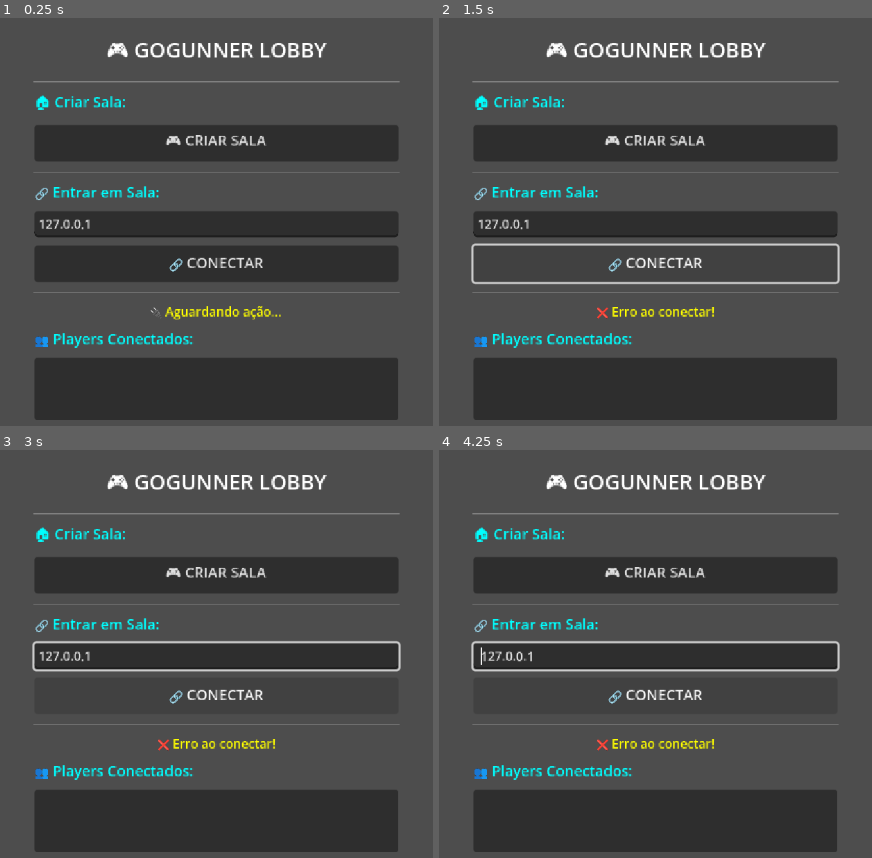
Above: before the commit, frames 1-4 (two rows, left to right).
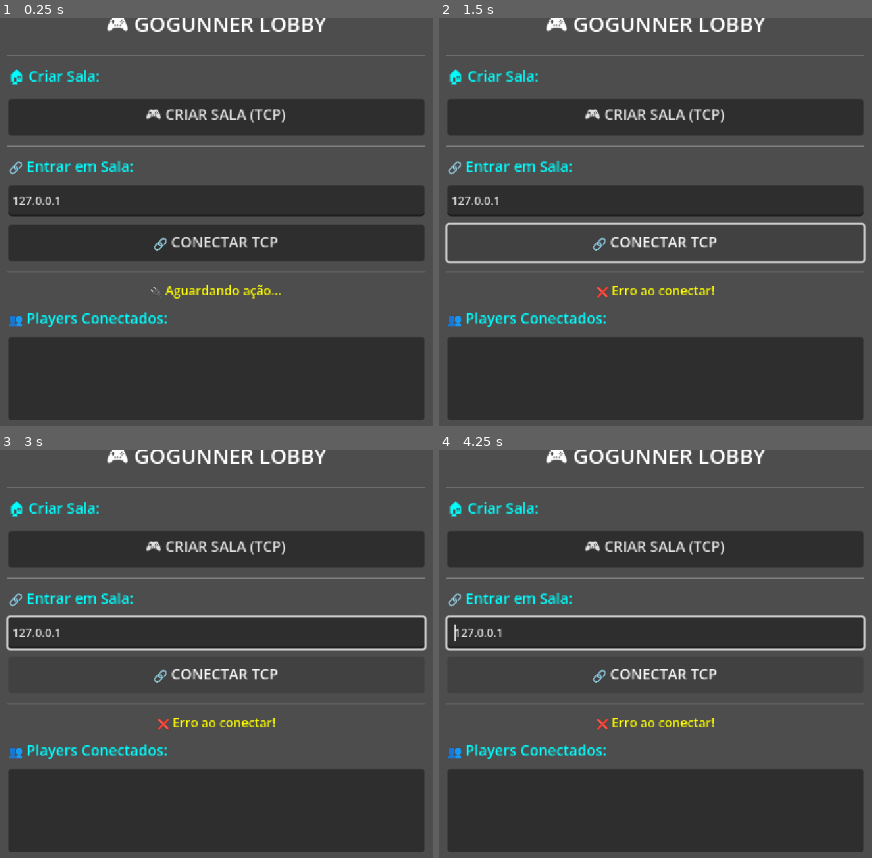
Above: after the commit, the same moments.

Repository: DanSantos8/godot-go-gunner
Game: Godot game, scene res://Scenes/lobby.tscn
Two runs of this game, one before a commit and one after it. Both use one fixed random seed, a clock stepped at 60 frames per second and the inputs below.
Inputs:
- Up to frame 1 (0.25 s): no input
- Up to frame 2 (1.5 s): click "🎮 CRIAR SALA" (after the commit: "🎮 CRIAR SALA (TCP)") at 0.5 s; click "🔗 CONECTAR" (after the commit: "🔗 CONECTAR TCP") at 1.25 s
- Up to frame 3 (3 s): tap Enter at 2 s; hold D (move_right) from 2.03 s (still down); tap S (aim_down) at 2.1 s; tap Space (charge) at 2.75 s; tap Up (aim_up) at 2.85 s
- Up to frame 4 (4.25 s): tap Enter at 3.5 s; release D (move_right) at 3.53 s; hold Left (move_left) from 3.53 s (still down); hold Space (charge) from 3.53 s (still down)

The runs differ from the first frame. In frame 1, 37% of the frame differs, in the area x 1-99%, y 0-99%; in frame 2, 33%; in frame 3, 33%; in frame 4, 33%.

Commit message:
moving to websockets

Diff:
--- a/Scripts/Lobby/lobby.gd
+++ b/Scripts/Lobby/lobby.gd
@@ -1,4 +1,4 @@
-# Scripts/lobby.gd
+# Scripts/lobby.gd - COM SUPORTE NGROK
 extends Control
 
 # UI References
@@ -30,8 +30,8 @@
 
 	# Centralização para tela 1152x648
 	main_vbox.set_anchors_and_offsets_preset(Control.PRESET_CENTER)
-	main_vbox.size = Vector2(350, 400)
-	main_vbox.position = Vector2(-175, -200)
+	main_vbox.size = Vector2(400, 450)
+	main_vbox.position = Vector2(-200, -225)
 
 	# Title
 	var title = Label.new()
@@ -53,8 +53,8 @@
 	main_vbox.add_child(create_label)
 
 	create_btn = Button.new()
-	create_btn.text = "🎮 CRIAR SALA"
-	create_btn.custom_minimum_size = Vector2(320, 35)
+	create_btn.text = "🎮 CRIAR SALA (TCP)"
+	create_btn.custom_minimum_size = Vector2(380, 35)
 	create_btn.add_theme_font_size_override("font_size", 14)
 	create_btn.pressed.connect(_on_create_pressed)
 	main_vbox.add_child(create_btn)
@@ -70,16 +70,17 @@
 	join_label.add_theme_color_override("font_color", Color.CYAN)
 	main_vbox.add_child(join_label)
 
+	# IP Input com placeholder melhor
 	ip_input = LineEdit.new()
 	ip_input.text = "127.0.0.1"
-	ip_input.placeholder_text = "Digite o IP do host"
-	ip_input.custom_minimum_size = Vector2(320, 25)
-	ip_input.add_theme_font_size_override("font_size", 12)
+	ip_input.placeholder_text = "IP local ou ngrok (ex: 0.tcp.sa.ngrok.io:12850)"
+	ip_input.custom_minimum_size = Vector2(380, 30)
+	ip_input.add_theme_font_size_override("font_size", 11)
 	main_vbox.add_child(ip_input)
 
 	join_btn = Button.new()
-	join_btn.text = "🔗 CONECTAR"
-	join_btn.custom_minimum_size = Vector2(320, 35)
+	join_btn.text = "🔗 CONECTAR TCP"
+	join_btn.custom_minimum_size = Vector2(380, 35)
 	join_btn.add_theme_font_size_override("font_size", 14)
 	join_btn.pressed.connect(_on_join_pressed)
 	main_vbox.add_child(join_btn)
@@ -104,14 +105,14 @@
 	main_vbox.add_child(players_label)
 
 	players_list = ItemList.new()
-	players_list.custom_minimum_size = Vector2(320, 60)
+	players_list.custom_minimum_size = Vector2(380, 80)
 	players_list.add_theme_font_size_override("font_size", 12)
 	main_vbox.add_child(players_list)
 
 	# Start Button
 	start_btn = Button.new()
 	start_btn.text = "▶️ INICIAR JOGO"
-	start_btn.custom_minimum_size = Vector2(320, 40)
+	start_btn.custom_minimum_size = Vector2(380, 40)
 	start_btn.add_theme_font_size_override("font_size", 16)
 	start_btn.modulate = Color.GREEN
 	start_btn.pressed.connect(_on_start_pressed)
@@ -126,28 +127,39 @@
 
 # ===== BUTTON HANDLERS =====
 func _on_create_pressed():
-	print("🎮 [LOBBY] Criando sala...")
+	print("🎮 [LOBBY] Criando sala TCP...")
 
 	if NetworkManager.create_server():
 		is_host = true
 		_update_ui_for_host()
 		_add_player_to_list(1, "Player 1 (Host)")
+		status_label.text = "✅ Servidor TCP criado! Porta 8080"
 	else:
 		status_label.text = "❌ Erro ao criar sala!"
 
 func _on_join_pressed():
-	var ip = ip_input.text.strip_edges()
-	if ip.is_empty():
-		status_label.text = "❌ Digite um IP válido!"
+	var address = ip_input.text.strip_edges()
+	if address.is_empty():
+		status_label.text = "❌ Digite um endereço válido!"
 		return
 
-	print("🔗 [LOBBY] Conectando em ", ip)
-
-	if NetworkManager.join_server(ip):
-		status_label.text = "🔗 Conectando..."
-		_disable_connection_buttons()
+	print("🔗 [LOBBY] Tentando conectar em: ", address)
+	status_label.text = "🔗 Conectando..."
+	_disable_connection_buttons()
+
+	var success = false
+
+	# Detecta se é ngrok (contém tcp e porta)
+	if "tcp" in address and ":" in address:
+		print("🌐 [LOBBY] Detectado endereço ngrok")
+		success = NetworkManager.join_ngrok_server(address)
 	else:
+		print("🏠 [LOBBY] Detectado IP local")
+		success = NetworkManager.join_server(address)
+
+	if not success:
 		status_label.text = "❌ Erro ao conectar!"
+		_enable_connection_buttons()
 
 func _on_start_pressed():
 	if not is_host:
@@ -166,7 +178,7 @@
 
 	if is_host:
 		_add_player_to_list(id, "Player " + str(id))
-		status_label.text = "✅ Player " + str(id) + " conectou!"
+		status_label.text = "✅ Player " + str(id) + " conectou via TCP!"
 
 		if players_list.item_count >= 2:
 			start_btn.visible = true
@@ -178,17 +190,17 @@
 		start_btn.visible = false
 
 func _on_connected_to_server():
-	print("✅ [LOBBY] Conectado ao servidor!")
-	status_label.text = "✅ Conectado! Aguardando host iniciar..."
+	print("✅ [LOBBY] Conectado ao servidor TCP!")
+	status_label.text = "✅ Conectado via TCP! Aguardando host iniciar..."
 
 func _on_connection_failed():
-	print("❌ [LOBBY] Falha na conexão!")
-	status_label.text = "❌ Falha na conexão!"
+	print("❌ [LOBBY] Falha na conexão TCP!")
+	status_label.text = "❌ Falha na conexão TCP!"
 	_enable_connection_buttons()
 
 # ===== UI HELPERS =====
 func _update_ui_for_host():
-	status_label.text = "🎮 Sala criada! Aguardando players..."
+	status_label.text = "🎮 Sala TCP criada! Aguardando players..."
 	_disable_connection_buttons()
 
 func _disable_connection_buttons():
--- a/Scripts/Singleton/network_manager.gd
+++ b/Scripts/Singleton/network_manager.gd
@@ -1,13 +1,13 @@
-# NetworkManager.gd - VERSÃO SUPER SIMPLES
+# NetworkManager.gd - WebSocket para melhor compatibilidade com ngrok
 extends Node
 
 const PORT = 8080
 const MAX_PLAYERS = 2
 
-var multiplayer_peer: ENetMultiplayerPeer
+var multiplayer_peer: WebSocketMultiplayerPeer
 
 func _ready():
-	print("🔧 [NETWORK] NetworkManager iniciado")
+	print("🔧 [NETWORK] NetworkManager WebSocket iniciado")
 
 	# Conectar callbacks
 	multiplayer.peer_connected.connect(_on_peer_connected)
@@ -16,53 +16,84 @@
 	multiplayer.connection_failed.connect(_on_connection_failed)
 	multiplayer.server_disconnected.connect(_on_server_disconnected)
 
-func _on_scene_changed():
-	print("🎬 [GLOBAL] CENA MUDOU! Current scene: ", get_tree().current_scene.scene_file_path if get_tree().current_scene else "NONE")
+func create_server():
+	print("🎮 [NETWORK] Criando servidor WebSocket...")
+	print("🔧 [NETWORK] Porta: ", PORT, " | Max players: ", MAX_PLAYERS)
 
-func create_server():
-	print("🎮 [NETWORK] Criando servidor...")
+	multiplayer_peer = WebSocketMultiplayerPeer.new()
 
-	multiplayer_peer = ENetMultiplayerPeer.new()
-	var error = multiplayer_peer.create_server(PORT, MAX_PLAYERS)
+	var error = multiplayer_peer.create_server(PORT, "*")
 
 	if error != OK:
-		print("❌ [NETWORK] Erro ao criar servidor: ", error)
+		print("❌ [NETWORK] Erro ao criar servidor WebSocket: ", error)
 		return false
 
 	multiplayer.multiplayer_peer = multiplayer_peer
-	print("✅ [NETWORK] Servidor criado - ID: ", multiplayer.get_unique_id())
+	print("✅ [NETWORK] Servidor WebSocket criado!")
+	print("🌐 [NETWORK] Aceita conexões de qualquer IP na porta ", PORT)
 	return true
 
 func join_server(address: String):
-	print("🔗 [NETWORK] Conectando em ", address, ":", PORT)
+	print("🔗 [NETWORK] Conectando WebSocket em: ws://", address, ":", PORT)
 
-	multiplayer_peer = ENetMultiplayerPeer.new()
-	var error = multiplayer_peer.create_client(address, PORT)
+	address = address.strip_edges()
+	if address.is_empty():
+		print("❌ [NETWORK] Endereço vazio!")
+		return false
+
+	multiplayer_peer = WebSocketMultiplayerPeer.new()
+	var websocket_url = "ws://" + address + ":" + str(PORT)
+
+	var error = multiplayer_peer.create_client(websocket_url)
 
 	if error != OK:
-		print("❌ [NETWORK] Erro ao conectar: ", error)
+		print("❌ [NETWORK] Erro ao conectar WebSocket: ", error)
 		return false
 
 	multiplayer.multiplayer_peer = multiplayer_peer
+	print("🚀 [NETWORK] Cliente WebSocket criado!")
+	return true
+
+func join_ngrok_server(ngrok_url: String):
+	print("🔗 [NETWORK] Conectando WebSocket via ngrok: ", ngrok_url)
+
+	var parts = ngrok_url.split(":")
+	if parts.size() != 2:
+		print("❌ [NETWORK] Formato inválido! Use: host:porta")
+		return false
+
+	var host = parts[0]
+	var port = int(parts[1])
+
+	# Para ngrok, usamos o host e porta diretamente
+	multiplayer_peer = WebSocketMultiplayerPeer.new()
+	var websocket_url = "ws://" + host + ":" + str(port)
+
+	print("🔧 [NETWORK] Conectando em: ", websocket_url)
+
+	var error = multiplayer_peer.create_client(websocket_url)
+
+	if error != OK:
+		print("❌ [NETWORK] Erro WebSocket ngrok: ", error)
+		return false
+
+	multiplayer.multiplayer_peer = multiplayer_peer
+	print("🚀 [NETWORK] Cliente WebSocket ngrok criado!")
 	return true
 
 # ===== CALLBACKS =====
 func _on_peer_connected(id: int):
-	print("🟢 [NETWORK] Player conectou: ", id)
+	print("🟢 [NETWORK] Player conectou via WebSocket: ", id)
 
 func _on_peer_disconnected(id: int):
 	print("🔴 [NETWORK] Player desconectou: ", id)
 
 func _on_connected_to_server():
-	print("✅ [NETWORK] Conectado ao servidor!")
+	print("✅ [NETWORK] Conectado ao servidor WebSocket!")
 
 func _on_connection_failed():
-	print("❌ [NETWORK] Falha na conexão!")
+	print("❌ [NETWORK] Falha na conexão WebSocket!")
 
 func _on_server_disconnected():
-	print("🔴 [NETWORK] SERVIDOR DESCONECTOU!")
-
-	# Forçar saída IMEDIATA do processo
-	# Ao invés de tentar "salvar" a sessão
-	print("🔴 [NETWORK] Forçando saída do cliente...")
+	print("🔴 [NETWORK] SERVIDOR WEBSOCKET DESCONECTOU!")
 	get_tree().quit()
Not shown, changed: export_presets.cfg
